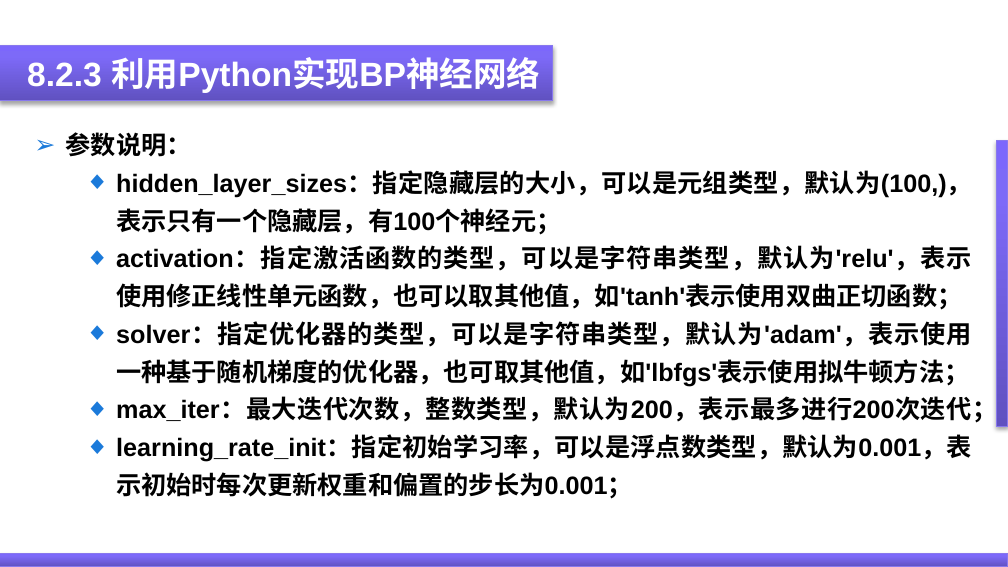
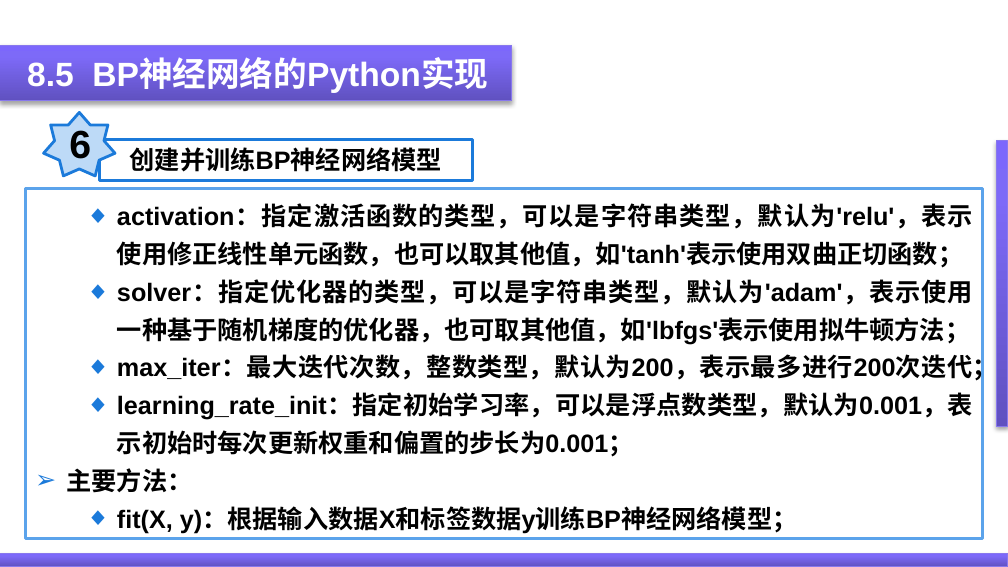
Before and after one commit to ygydq/zncgqjssg, a slide deck: slide 46 of PPT/第8章 神经网络及其在智能传感器系统中的应用.pptx (slide 44 before the commit). Drawn at 1008x567 pixels with LibreOffice and Linux fonts; fonts in the diff are those of the drawing. Boxes give left, top, right and bottom in pixels: in the first picture for what was removed or moved away, otherwise in the second. Text is boxed around its words. In the diff, an @@ line names an element or a change of style, - is before the commit and + after.

```diff
--- a/PPT/第8章 神经网络及其在智能传感器系统中的应用.pptx
+++ b/PPT/第8章 神经网络及其在智能传感器系统中的应用.pptx
@@ rectangle: place and size @@
-rectangle at (0, 45, 552, 101)
+rectangle at (0, 45, 512, 101)
@@ text at (27, 59, 488, 93): text changed @@
-8.2.3 利用Python实现BP神经网络
+8.5 BP神经网络的Python实现
@@ star added at (43, 113, 115, 176), fill #BDDAF7, outline #1B7ADA 2 pt, 28 pt, text #000000, bold @@
+6
@@ text in rectangle at (66, 132, 972, 235): paragraphs removed @@
-➢ 参数说明：
-  ◆ hidden_layer_sizes：指定隐藏层的大小，可以是元组类型，默认为(100,)，表示只有一个隐藏层，有100个神经元；
@@ rectangle added at (99, 139, 472, 179), fill #FFFFFF, outline #1B7ADA 2 pt, 18 pt, text #000000, bold @@
+创建并训练BP神经网络模型
@@ rectangle "activation：指定激活函数的类型，可以是字符串类型，默认为'relu'，表示使用修正线性单元函数，也可以取其他值 ...": place and size @@
-rectangle "activation：指定激活函数的类型，可以是字符串类型，默认为'relu'，表示使用修正线性单元函数，也可以取其他值 ..." at (66, 132, 997, 499)
+rectangle "activation：指定激活函数的类型，可以是字符串类型，默认为'relu'，表示使用修正线性单元函数，也可以取其他值 ..." at (25, 188, 983, 538)
@@ rectangle "activation：指定激活函数的类型，可以是字符串类型，默认为'relu'，表示使用修正线性单元函数，也可以取其他值 ..." at (25, 188, 983, 538): fill none to #FFFFFF; outline none to #5BA3EB 2 pt @@
@@ text in rectangle at (67, 468, 798, 533): paragraphs added @@
+➢ 主要方法：
+  ◆ fit(X, y)：根据输入数据X和标签数据y训练BP神经网络模型；
```
Also in this commit, not shown: 19 other slides changed, 9 slides added, 7 slides removed.
